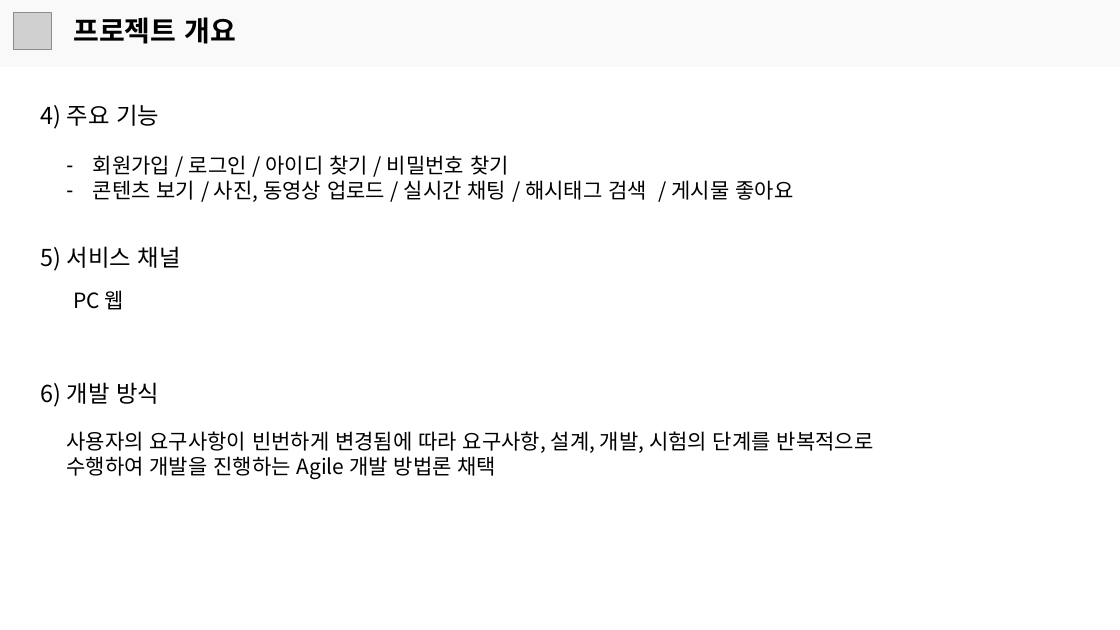
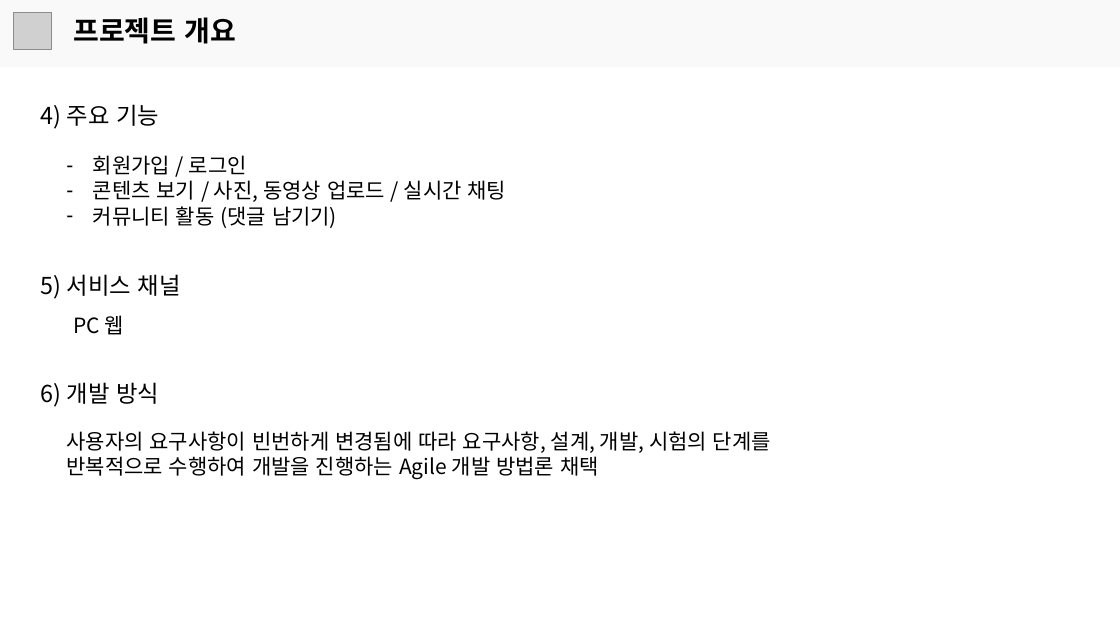
Before and after one commit to JGwanghou/Photostagram_, a slide deck: slide 4 of 프로젝트 발표 보고서.pptx. Drawn at 1120x630 pixels with LibreOffice and Linux fonts; fonts in the diff are those of the drawing; grey boxes stand for pictures. Boxes give left, top, right and bottom in pixels: in the first picture for what was removed or moved away, otherwise in the second. Text is boxed around its words. In the diff, an @@ line names an element or a change of style, - is before the commit and + after.

```diff
--- a/프로젝트 발표 보고서.pptx
+++ b/프로젝트 발표 보고서.pptx
@@ text at box(93, 155, 507, 228): text changed @@
-– 회원가입 / 로그인 / 아이디 찾기 / 비밀번호 찾기
-– 콘텐츠 보기 / 사진, 동영상 업로드 / 실시간 채팅 / 해시태그 검색 / 게시물 좋아요
+– 회원가입 / 로그인
+– 콘텐츠 보기 / 사진, 동영상 업로드 / 실시간 채팅
+– 커뮤니티 활동 (댓글 남기기)
@@ text "5) 서비스 채널": place and size @@
-text "5) 서비스 채널" at box(41, 246, 181, 271)
+text "5) 서비스 채널" at box(41, 274, 181, 299)
@@ text "PC 웹": place and size @@
-text "PC 웹" at box(73, 290, 124, 310)
+text "PC 웹" at box(73, 315, 124, 335)
@@ text at box(66, 431, 771, 479): text changed @@
-사용자의 요구사항이 빈번하게 변경됨에 따라 요구사항, 설계, 개발, 시험의 단계를 반복적으로 수행하여 개발을 진행하는 Agile 개발 방법론 채택
+사용자의 요구사항이 빈번하게 변경됨에 따라 요구사항, 설계, 개발, 시험의 단계를
+반복적으로 수행하여 개발을 진행하는 Agile 개발 방법론 채택
```
Also in this commit, not shown: 5 other slides changed, 5 slides added.
